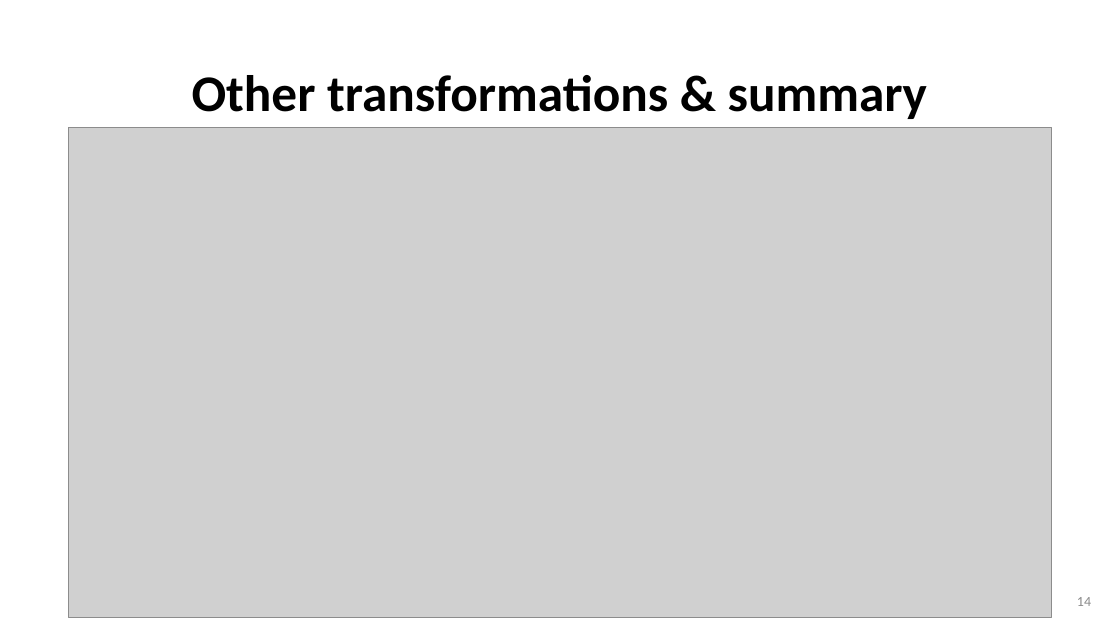
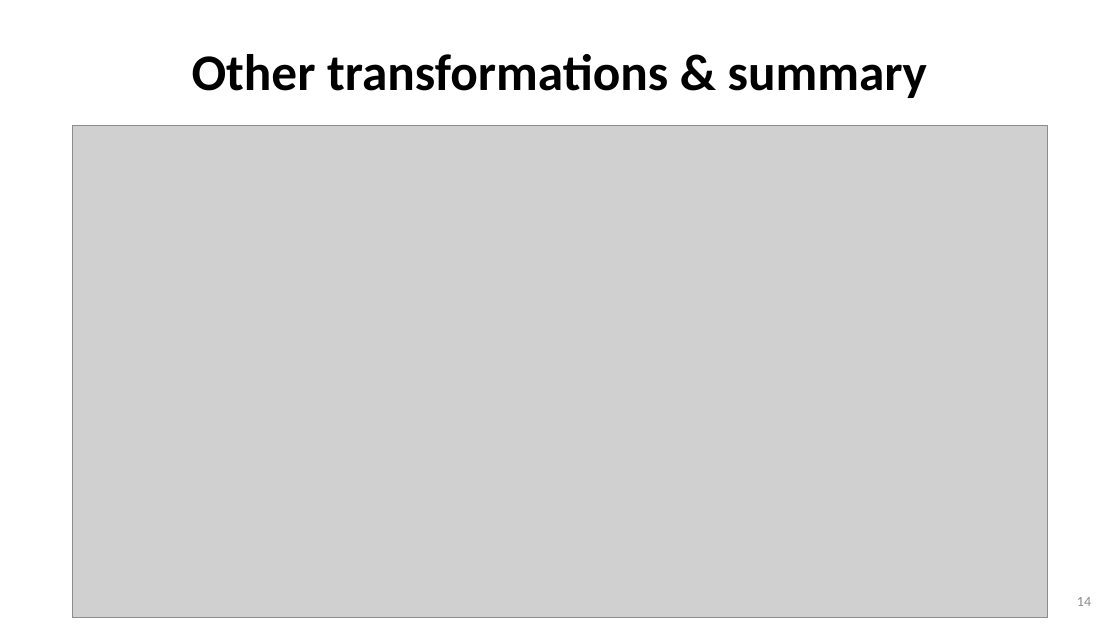
Before and after one commit to wtwwitt/project_2_bangkok_housing_price, a slide deck: slide 14 of presentation/Bangkok Housing Price Prediction for buyers and sellers.pptx. Drawn at 1120x630 pixels with LibreOffice and Linux fonts; fonts in the diff are those of the drawing; grey boxes stand for pictures. Boxes give left, top, right and bottom in pixels: in the first picture for what was removed or moved away, otherwise in the second. Text is boxed around its words. In the diff, an @@ line names an element or a change of style, - is before the commit and + after.

```diff
--- a/presentation/Bangkok Housing Price Prediction for buyers and sellers.pptx
+++ b/presentation/Bangkok Housing Price Prediction for buyers and sellers.pptx
@@ title "Other transformations & summary": place and size @@
-title "Other transformations & summary" at box(192, 75, 927, 119)
+title "Other transformations & summary" at box(192, 54, 927, 98)
@@ picture: place and size @@
-picture at box(68, 128, 1052, 618)
+picture at box(72, 126, 1048, 618)
```
Also in this commit, not shown: 8 other slides changed, 7 other files.
